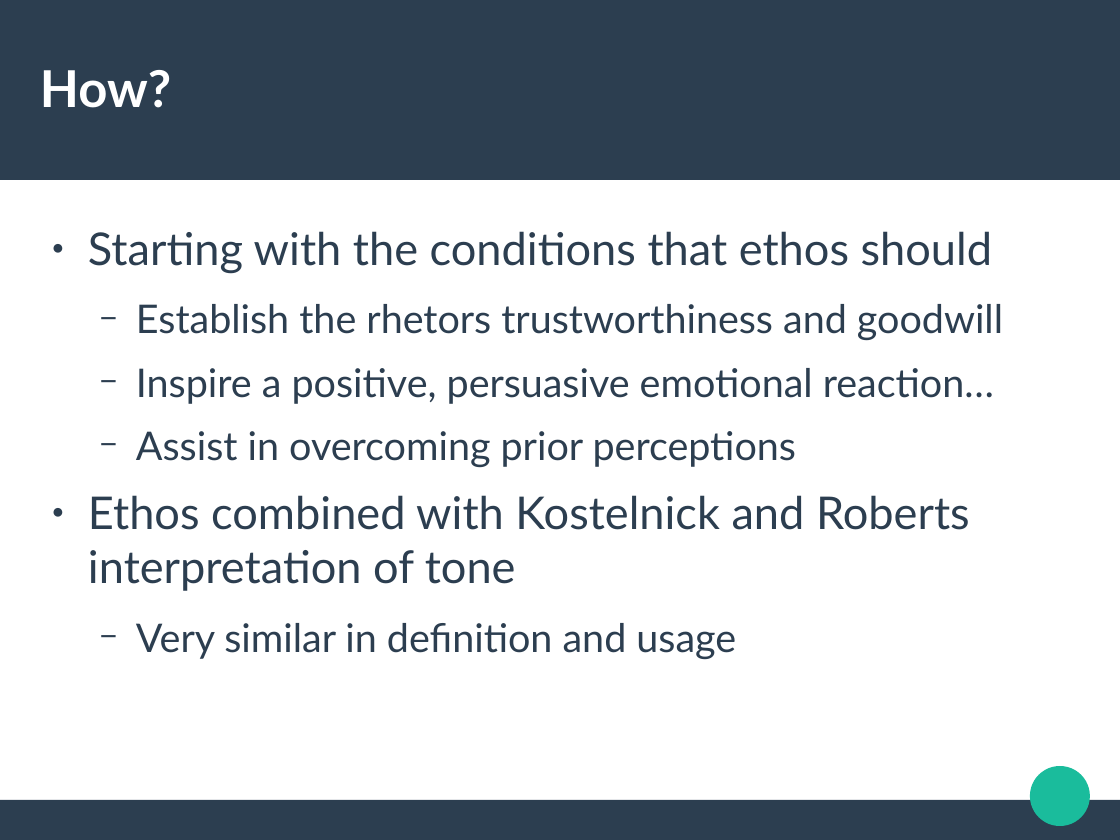
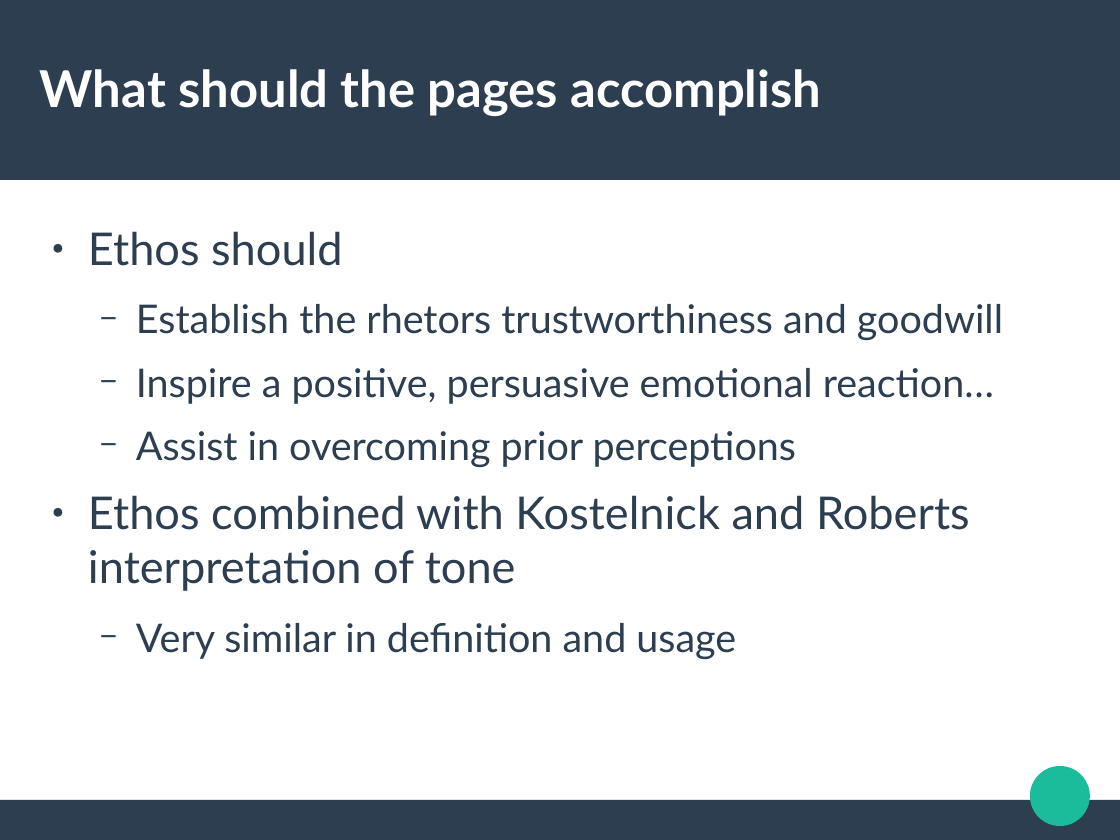
Before and after one commit to codedevstem/School, a slide deck: slide 4 of dikult205/present/Presentation.odp. Drawn at 1120x840 pixels with LibreOffice and Linux fonts; fonts in the diff are those of the drawing. Boxes give left, top, right and bottom in pixels: in the first picture for what was removed or moved away, otherwise in the second. Text is boxed around its words. In the diff, an @@ line names an element or a change of style, - is before the commit and + after.

```diff
--- a/dikult205/present/Presentation.odp
+++ b/dikult205/present/Presentation.odp
@@ title at (x1=40, y1=69, x2=822, y2=116): text changed @@
-How?
+What should the pages accomplish
@@ text at (x1=88, y1=231, x2=342, y2=266): text changed @@
-● Starting with the conditions that ethos should
+● Ethos should
```
Also in this commit, not shown: 7 other slides changed, 1 other file.
